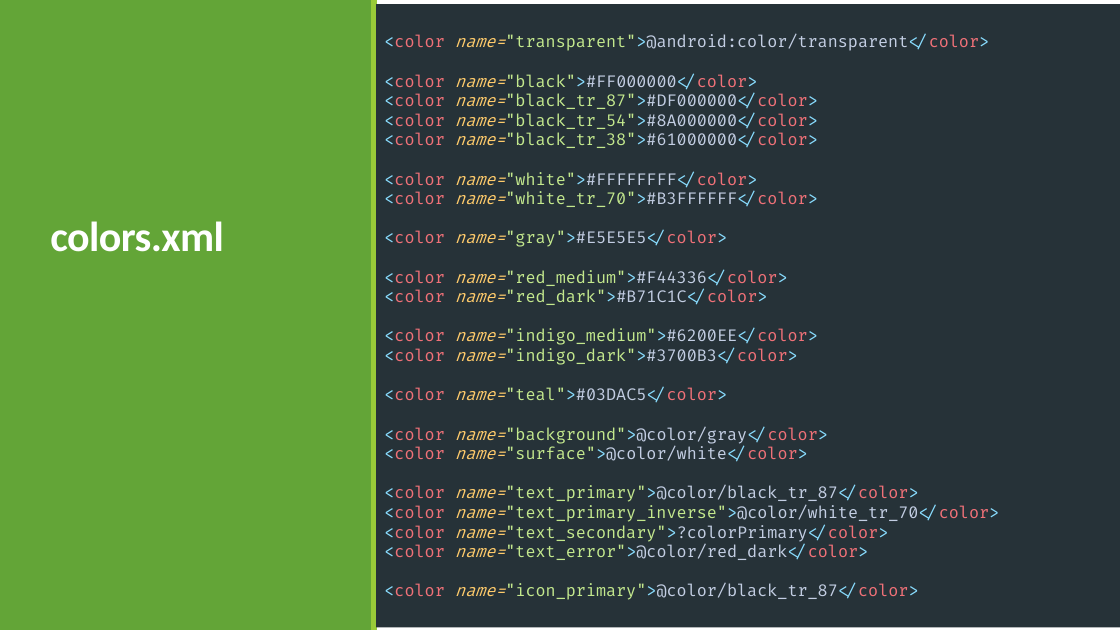
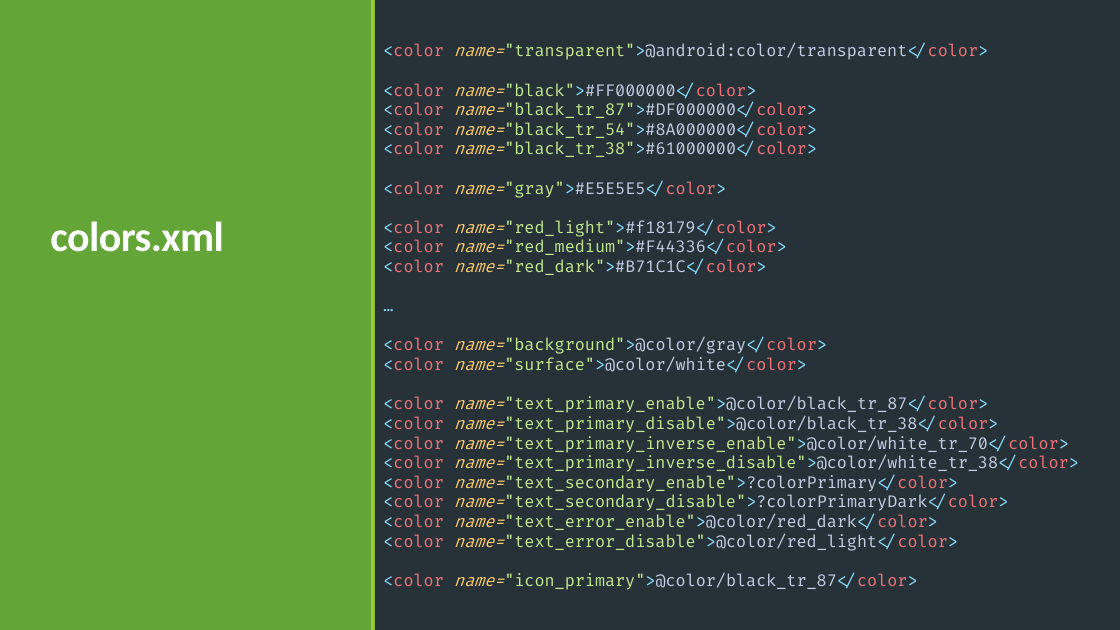
Before and after one commit to ZebanNikolay/android-style-best-practices, a slide deck: slide 8 of Большая стирка тем и стилей в Android.pptm. Drawn at 1120x630 pixels with LibreOffice and Linux fonts; fonts in the diff are those of the drawing. Boxes give left, top, right and bottom in pixels: in the first picture for what was removed or moved away, otherwise in the second. Text is boxed around its words. In the diff, an @@ line names an element or a change of style, - is before the commit and + after.

Commit message:
Update presentation

```diff
--- a/Большая стирка тем и стилей в Android.pptm
+++ b/Большая стирка тем и стилей в Android.pptm
@@ text at box(383, 44, 1079, 590): text changed @@
-<color name="transparent">@android:color/transparent</color>
-<color name="black">#FF000000</color>
-<color name="black_tr_87">#DF000000</color>
-<color name="black_tr_54">#8A000000</color>
-<color name="black_tr_38">#61000000</color>
-<color name="white">#FFFFFFFF</color>
-<color name="white_tr_70">#B3FFFFFF</color>
-<color name="gray">#E5E5E5</color>
-<color name="red_medium">#F44336</color>
-<color name="red_dark">#B71C1C</color>
-<color name="indigo_medium">#6200EE</color>
-<color name="indigo_dark">#3700B3</color>
-<color name="teal">#03DAC5</color>
-<color name="background">@color/gray</color>
-<color name="surface">@color/white</color>
-<color name="text_primary">@color/black_tr_87</color>
-<color name="text_primary_inverse">@color/white_tr_70</color>
-<color name="text_secondary">?colorPrimary</color>
-<color name="text_error">@color/red_dark</color>
-<color name="icon_primary">@color/black_tr_87</color>
+<color name="transparent">@android:color/transparent</color>
+<color name="black">#FF000000</color>
+<color name="black_tr_87">#DF000000</color>
+<color name="black_tr_54">#8A000000</color>
+<color name="black_tr_38">#61000000</color>
+<color name="gray">#E5E5E5</color>
+<color name="red_light">#f18179</color>
+<color name="red_medium">#F44336</color>
+<color name="red_dark">#B71C1C</color>
+…
+<color name="background">@color/gray</color>
+<color name="surface">@color/white</color>
+<color name="text_primary_enable">@color/black_tr_87</color>
+<color name="text_primary_disable">@color/black_tr_38</color>
+<color name="text_primary_inverse_enable">@color/white_tr_70</color>
+<color name="text_primary_inverse_disable">@color/white_tr_38</color>
+<color name="text_secondary_enable">?colorPrimary</color>
+<color name="text_secondary_disable">?colorPrimaryDark</color>
+<color name="text_error_enable">@color/red_dark</color>
+<color name="text_error_disable">@color/red_light</color>
+<color name="icon_primary">@color/black_tr_87</color>
```
Also in this commit, not shown: 8 other slides changed, 3 slides added, 2 slides removed.
